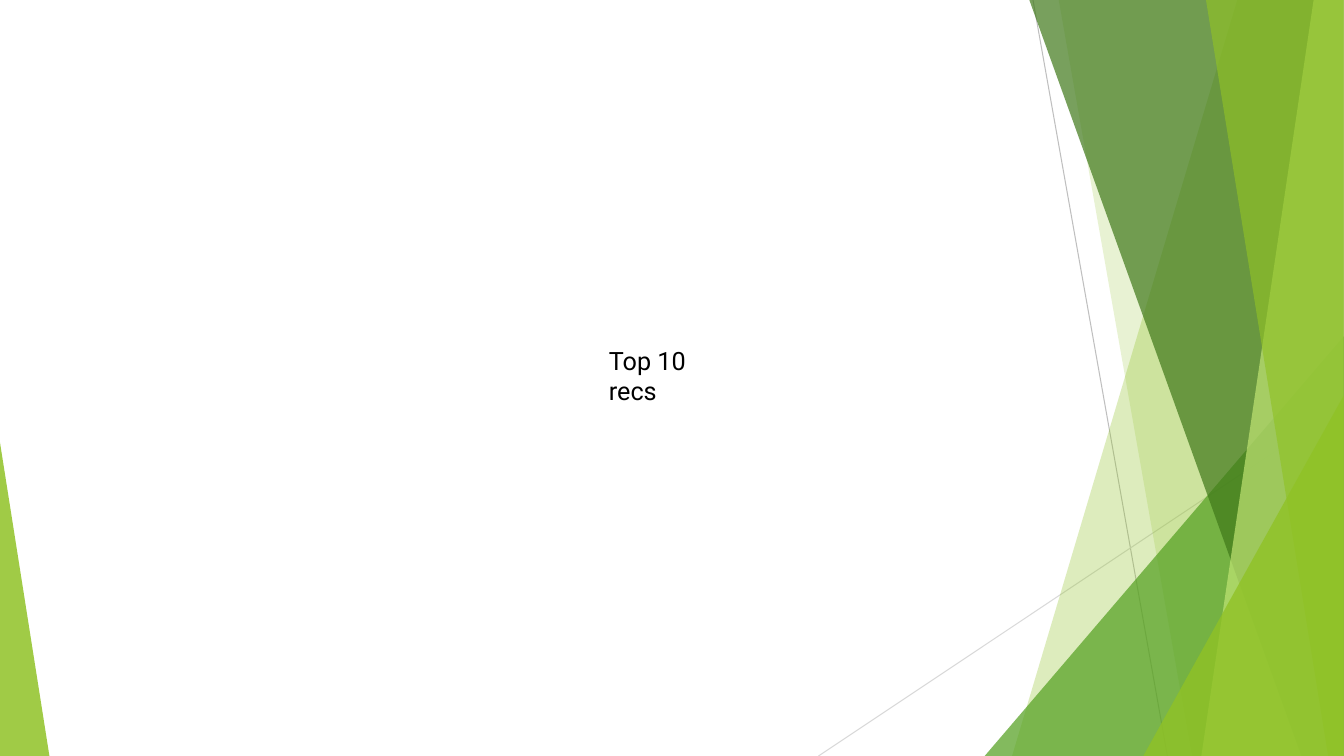
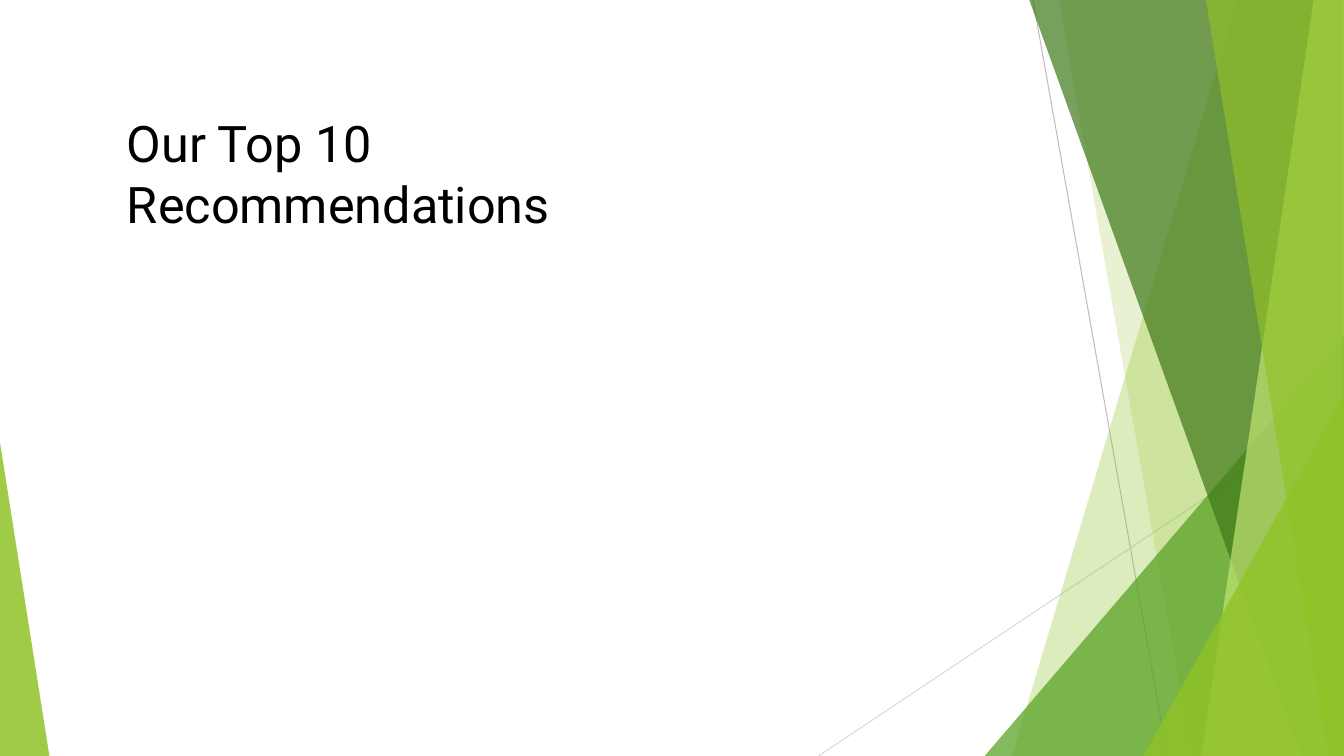
Before and after one commit to aaroncp/app-trader, a slide deck: slide 12 of app_trader_presentationKL.pptx (slide 7 before the commit). Drawn at 1344x756 pixels with LibreOffice and Linux fonts; fonts in the diff are those of the drawing. Boxes give left, top, right and bottom in pixels: in the first picture for what was removed or moved away, otherwise in the second. Text is boxed around its words. In the diff, an @@ line names an element or a change of style, - is before the commit and + after.

```diff
--- a/app_trader_presentationKL.pptx
+++ b/app_trader_presentationKL.pptx
@@ text at [127, 125, 550, 224]: text changed; size 18 to 36 pt @@
-Top 10 recs
+Our Top 10 Recommendations
```
Also in this commit, not shown: 4 other slides changed, 16 slides added, 3 slides removed, 1 other file.
